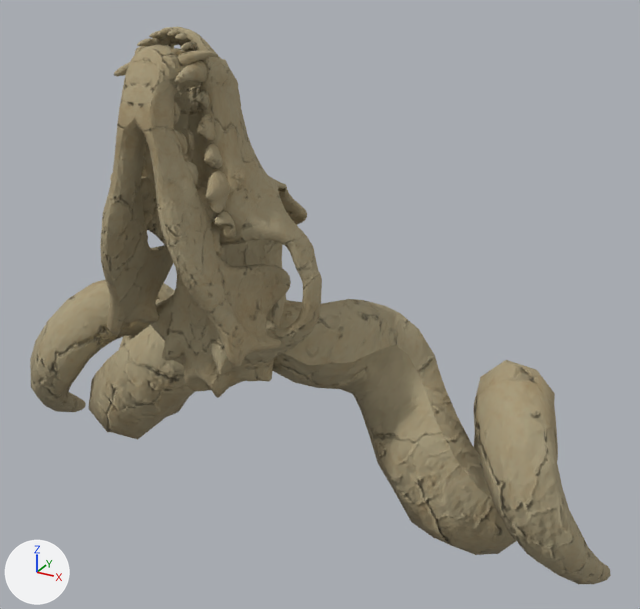
Before and after pictures for a commit that changed the Blender file src/addons/no_mans_sky_base_builder/models-high-res/assets/FOS_HEAD_EJ.blend.
The view is the same before and after, from a 50 mm lens placed at (1.22, -1.18, 0.84), pointed at (0.15, 0.75, -0.13). Lighting does not change. The marker at lower left points along +X, +Y and +Z. The picture after the commit comes second.

Script lines for the objects in view, before the commit:
```python
ob_fos_head_ej = bpy.data.objects.new('FOS_HEAD_EJ', me_fos_head_ej)
ob_fos_head_ej.location = (0.0, 0.0, 0.0)
```
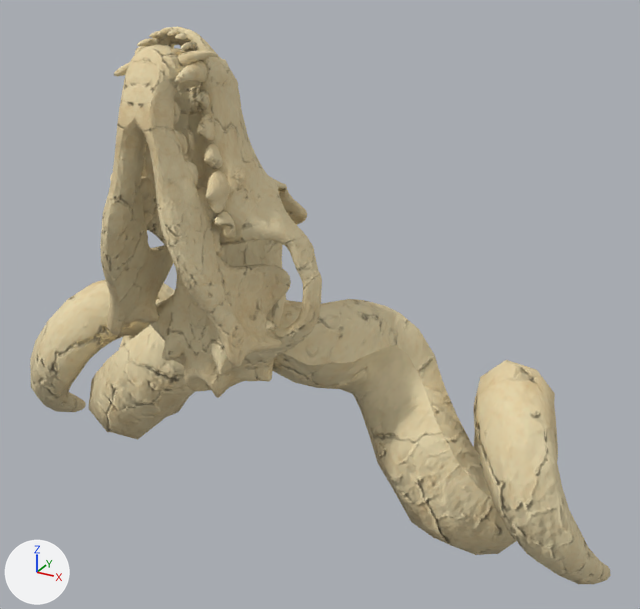
Boxes (x1, y1, x2, y2) around the edits, measured in the pictures (640 x 609 px):
'FOS_HEAD_EJ', surface changed (yellow to beige)
    both: (30, 26, 611, 584)

The change, as a list of edits to the scene's bpy script:
```text
Change mat_bonetileable:
    where n8 = _N.new('ShaderNodeMixRGB'); n8.name = 'Mix (Legacy)'
    add n8.inputs[0].default_value = 0.0  # 'Factor'
```
